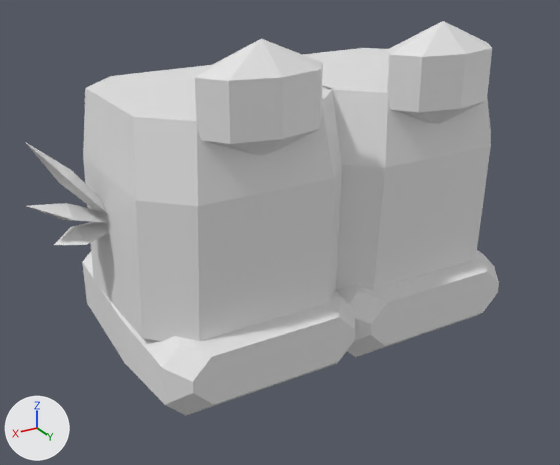
An edit to the FBX model roblox/art/armor/shoes_tier3_normal.fbx, drawn before and after from the same camera.
Rendered twice from a 50 mm camera at (2.13, 3.41, -1.5) aimed at (0.2, 0.19, -3.11). Lighting does not change. The marker at lower left points along +X, +Y and +Z. The first picture is the older version. Where no turn or scale is listed for an object, it has been applied to the vertices.

The first picture shows 'Boot_L', 'Boot_R', 'Greave_L', 'Greave_R', 'Greave_R_Trim'.
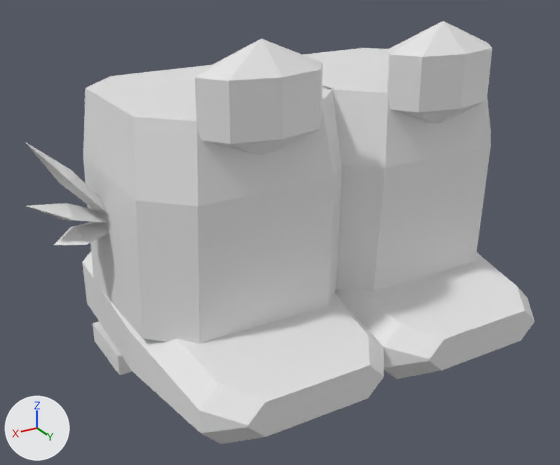
Pixel boxes (x1, y1, x2, y2) of what changed, in the pictures (560 x 465 px; the box of a moved part takes in the faces that stretch with it):
'Boot_R', reshaped (11% wider, 17% taller)
    before: (82, 252, 355, 416)
    after: (82, 252, 384, 444)
'Boot_L', reshaped (21% wider, 18% taller)
    before: (335, 250, 499, 357)
    after: (335, 253, 534, 379)
part 1 of me_boot_r, added
    after: (93, 322, 132, 375)
part 2 of me_boot_r, moved or reshaped
    before: (94, 290, 355, 416)
    after: (94, 293, 384, 444)

What changed in the scene script:
```text
Change me_boot_r:
    used by ob_boot_r; location = (0.5, 0.0, -3.55)
    remove me_boot_r.from_pydata(...)  # 32 vertices, 26 faces; spans x -0.57..0.57, y -0.55..0.68, z -0.23..0.27
    add me_boot_r.from_pydata(...)  # 40 vertices, 32 faces; spans x -0.57..0.57, y -0.55..1.03, z -0.35..0.27
    me_boot_r part 1: a new loose piece, a box spanning x -0.53..0.53, y -0.55..-0.13, z -0.35..-0.23, in mat_shoes_tier3_normal_boot_r (white #e7e7e7)
    me_boot_r part 2
    4 vertices in x -0.57..0.57, y 0.1, z -0.23..-0.13 move by (0.0, 0.1, 0.01)
    4 vertices in x -0.57..0.57, y 0.1, z 0.13..0.23 move by (0.0, 0.1, -0.01)
    16 vertices move from x -0.54..0.54, y 0.55..0.68, z -0.22..0.18 to x -0.5..0.5, y 0.85..1.03, z -0.2..0.12
Change me_boot_l:
    used by ob_boot_l; location = (-0.5, 0.0, -3.55)
    remove me_boot_l.from_pydata(...)  # 32 vertices, 26 faces; spans x -0.57..0.57, y -0.55..0.68, z -0.23..0.27
    add me_boot_l.from_pydata(...)  # 40 vertices, 32 faces; spans x -0.57..0.57, y -0.55..1.03, z -0.35..0.27
    me_boot_l part 3
    4 vertices in x -0.57..0.57, y 0.1, z -0.23..-0.13 move by (0.0, 0.1, 0.01)
    4 vertices in x -0.57..0.57, y 0.1, z 0.13..0.23 move by (0.0, 0.1, -0.01)
    16 vertices move from x -0.54..0.54, y 0.55..0.68, z -0.22..0.18 to x -0.5..0.5, y 0.85..1.03, z -0.2..0.12
    other edits to the shape of me_boot_l do not show in these pictures
```
